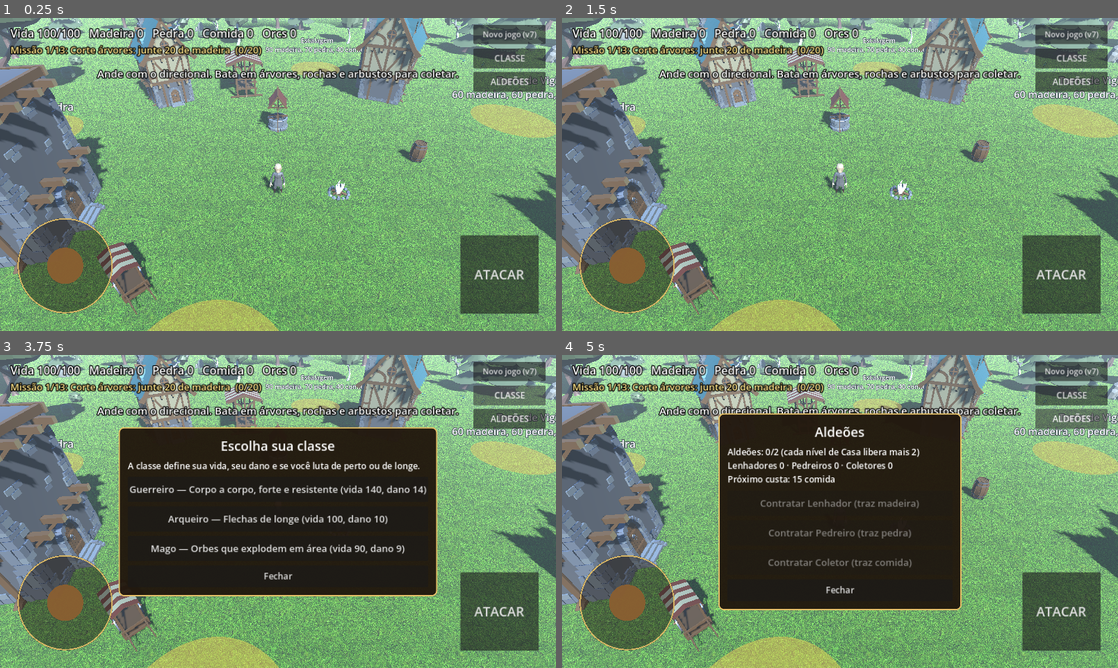
Above: before the commit, frames 1-4 (two rows, left to right).
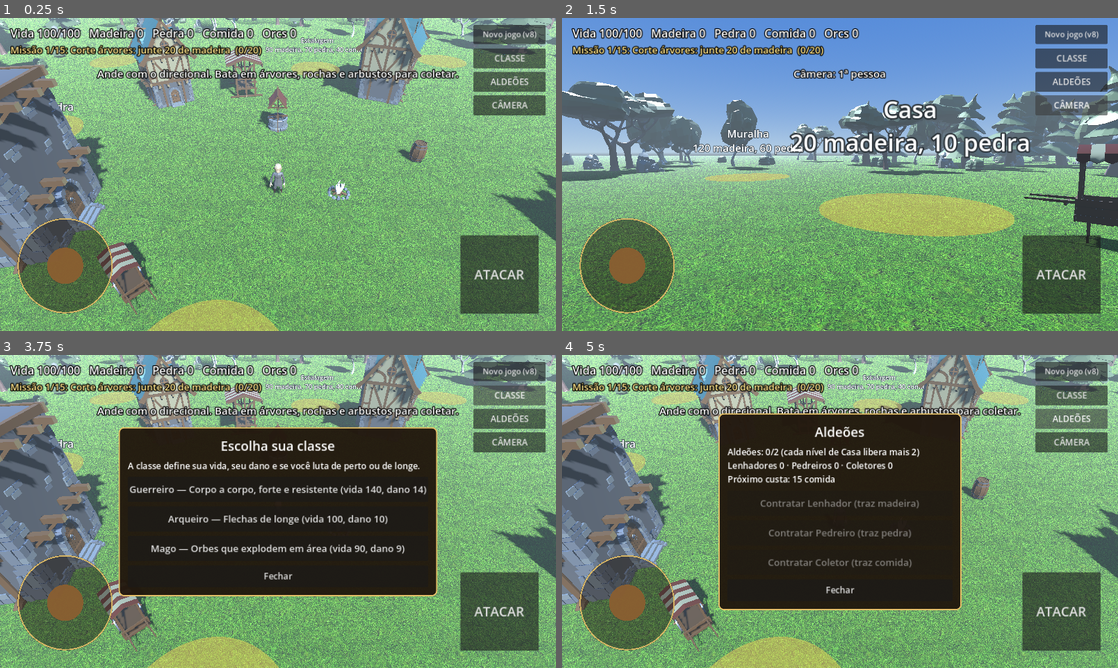
Above: after the commit, the same moments.

Repository: evandrofernandes12-dot/eva-ai
Game: Godot game, scene res://main.tscn
The game is run twice, just before and just after one commit, with the same random seed, the same clock (stepped at 60 frames per second) and the same inputs.
Inputs (mouse positions are in pixels of both pictures, inside the frame that each line leads up to):
- Up to frame 1 (0.25 s): no input
- Up to frame 2 (1.5 s): click "ATACAR" at 0.5 s; click (1073, 105) at 1.25 s, where only the run after the commit has a clickable "CÂMERA"
- Up to frame 3 (3.75 s): click "Novo jogo (v7)" (after the commit: "Novo jogo (v8)") at 2 s; click "Novo jogo (v7)" (after the commit: "Novo jogo (v8)") at 2.75 s; click "CLASSE" at 3.5 s
- Up to frame 4 (5 s): click "ALDEÕES" at 4.25 s

The runs differ from the first frame. In frame 1, 6.1% of the frame differs, in the area x 0-100%, y 0-39%; in frame 2, 80%, in the area x 0-100%, y 0-100%; in frame 3, 6.1%; in frame 4, 6.1%.

Commit message:
Godot prototype v8: grounded Minotaur walk, crescent axe that shatters at 50% HP, camera modes and occlusion handling, 4 watchtowers, palisade wall with gates
Co-Authored-By: Claude Fable 5.2 <noreply@anthropic.com>
Claude-Session: https://claude.ai/code/session_01Kxc7kFU1M58ybWwBYF121v

Diff:
--- a/godot-proto/main.tscn
+++ b/godot-proto/main.tscn
@@ -137,15 +137,58 @@
 efeito = "madeira"
 
 [node name="LoteTorre" type="Node3D" parent="Lotes"]
-transform = Transform3D(1, 0, 0, 0, 1, 0, 0, 0, 1, 17, 0, -4)
+transform = Transform3D(1, 0, 0, 0, 1, 0, 0, 0, 1, 19, 0, -19)
 script = ExtResource("p_s")
 nome = "Torre de Vigia"
 modelo = ExtResource("p_t")
 altura = 9
-custo_madeira = 60
+custo_madeira = 40
+custo_pedra = 40
+custo_comida = 0
+efeito = "torre"
+
+[node name="LoteTorre2" type="Node3D" parent="Lotes"]
+transform = Transform3D(1, 0, 0, 0, 1, 0, 0, 0, 1, -19, 0, -19)
+script = ExtResource("p_s")
+nome = "Torre de Vigia"
+modelo = ExtResource("p_t")
+altura = 9
+custo_madeira = 40
+custo_pedra = 40
+custo_comida = 0
+efeito = "torre"
+
+[node name="LoteTorre3" type="Node3D" parent="Lotes"]
+transform = Transform3D(1, 0, 0, 0, 1, 0, 0, 0, 1, 19, 0, 19)
+script = ExtResource("p_s")
+nome = "Torre de Vigia"
+modelo = ExtResource("p_t")
+altura = 9
+custo_madeira = 40
+custo_pedra = 40
+custo_comida = 0
+efeito = "torre"
+
+[node name="LoteTorre4" type="Node3D" parent="Lotes"]
+transform = Transform3D(1, 0, 0, 0, 1, 0, 0, 0, 1, -19, 0, 19)
+script = ExtResource("p_s")
+nome = "Torre de Vigia"
+modelo = ExtResource("p_t")
+altura = 9
+custo_madeira = 40
+custo_pedra = 40
+custo_comida = 0
+efeito = "torre"
+
+[node name="LoteMuralha" type="Node3D" parent="Lotes"]
+transform = Transform3D(1, 0, 0, 0, 1, 0, 0, 0, 1, 6, 0, 22)
+script = ExtResource("p_s")
+nome = "Muralha"
+altura = 2.0
+custo_madeira = 120
 custo_pedra = 60
-custo_comida = 20
-efeito = "torre"
+custo_comida = 0
+efeito = "muralha"
 
 [node name="LoteEstalagem" type="Node3D" parent="Lotes"]
 transform = Transform3D(1, 0, 0, 0, 1, 0, 0, 0, 1, 4, 0, -16)
--- a/godot-proto/project.godot
+++ b/godot-proto/project.godot
@@ -3,7 +3,7 @@
 
 [application]
 
-config/name="Vida na Floresta - Protótipo v7"
+config/name="Vida na Floresta - Protótipo v8"
 run/main_scene="res://main.tscn"
 config/features=PackedStringArray("4.3", "GL Compatibility")
 
--- a/godot-proto/scripts/boss.gd
+++ b/godot-proto/scripts/boss.gd
@@ -1,16 +1,20 @@
 extends CharacterBody3D
 ## Minotauro Dark: o chefe.
-## Fase 1: luta com o machado. Quando a vida cai até `largar_machado_em`, o machado cai no chão.
+## Fase 1: luta com o machado. Quando a vida cai até `largar_machado_em`, o machado se despedaça e some.
 ## Fase 2: dá dois socos; depois raspa o pé no chão (patada) e investe com os chifres.
 ## Esqueleto e animações foram feitos no Blender por script.
 
 signal killed
 signal largou_machado
 
+const MACHADO := preload("res://models/Machado.glb")
+## Velocidade em que a animação de andar foi feita (m/s), para os pés não deslizarem.
+const PASSO := 2.1
+
 @export var altura := 4.6
 @export var speed := 2.8
-## Fração da vida em que ele larga o machado (0.9 = quando a vida chega a 90%).
-@export_range(0.05, 0.95) var largar_machado_em := 0.9
+## Fração da vida em que o machado se despedaça (0.5 = quando ele fica com metade da vida).
+@export_range(0.05, 0.95) var largar_machado_em := 0.5
 
 var max_hp := 500
 var hp := 500
@@ -114,67 +118,18 @@
 	var no_esqueleto: Transform3D = sk.global_transform.affine_inverse() * model.global_transform * no_modelo
 	return sk.get_bone_global_rest(sk.find_bone(osso)).affine_inverse() * no_esqueleto
 
-## Machado de duas lâminas, feito de formas simples (unidades do modelo: ele tem 1,9 de altura).
+## Machado de duas lâminas em meia-lua (modelo feito no Blender: models/Machado.glb).
 func _criar_machado() -> Node3D:
-	var root := Node3D.new()
+	var root: Node3D = MACHADO.instantiate()
 	root.name = "Machado"
-	var madeira := StandardMaterial3D.new()
-	madeira.albedo_color = Color(0.3, 0.17, 0.08)
-	madeira.roughness = 0.85
-	var aco := StandardMaterial3D.new()
-	aco.albedo_color = Color(0.62, 0.66, 0.72)
-	aco.metallic = 0.75
-	aco.roughness = 0.35
-	var ferro := StandardMaterial3D.new()
-	ferro.albedo_color = Color(0.2, 0.2, 0.23)
-	ferro.metallic = 0.6
-	ferro.roughness = 0.5
-	# cabo ao longo do eixo Y local; a mão segura perto de y = 0
-	var cabo := MeshInstance3D.new()
-	var c := CylinderMesh.new()
-	c.top_radius = 0.022
-	c.bottom_radius = 0.026
-	c.height = 1.25
-	c.radial_segments = 8
-	c.material = madeira
-	cabo.mesh = c
-	cabo.position.y = 0.38
-	root.add_child(cabo)
-	# cabeça de ferro que prende as lâminas
-	var cab := MeshInstance3D.new()
-	var cb := BoxMesh.new()
-	cb.size = Vector3(0.09, 0.2, 0.07)
-	cb.material = ferro
-	cab.mesh = cb
-	cab.position.y = 0.9
-	root.add_child(cab)
-	# duas lâminas em meia-lua (discos finos, um de cada lado)
-	for lado in [-1.0, 1.0]:
-		var lam := MeshInstance3D.new()
-		var d := CylinderMesh.new()
-		d.top_radius = 0.19
-		d.bottom_radius = 0.19
-		d.height = 0.022
-		d.radial_segments = 14
-		d.material = aco
-		lam.mesh = d
-		lam.rotation.x = PI * 0.5                # disco "em pé", no plano do corte
-		lam.scale = Vector3(0.75, 1.0, 1.0)
-		lam.position = Vector3(lado * 0.13, 0.9, 0.0)
-		root.add_child(lam)
-	# ponta de lança em cima e pino embaixo
-	for item in [[1.08, 0.2, 0.0], [-0.3, 0.12, PI]]:
-		var p := MeshInstance3D.new()
-		var cone := CylinderMesh.new()
-		cone.top_radius = 0.0
-		cone.bottom_radius = 0.04
-		cone.height = item[1]
-		cone.radial_segments = 6
-		cone.material = aco
-		p.mesh = cone
-		p.position.y = item[0]
-		p.rotation.x = item[2]
-		root.add_child(p)
+	var mat := StandardMaterial3D.new()
+	mat.vertex_color_use_as_albedo = true
+	mat.metallic = 0.55
+	mat.roughness = 0.4
+	var meshes: Array = []
+	Fit._collect(root, meshes)
+	for m: MeshInstance3D in meshes:
+		m.material_override = mat
 	return root
 
 func _mudar(novo: String) -> void:
@@ -186,20 +141,33 @@
 	if target.get("hp") > 0 and target.global_position.distance_to(global_position) < alcance:
 		target.call("hurt", dano)
 
+## O machado se despedaça na mão dele e some.
 func _largar_machado() -> void:
 	fase = 2
 	if machado == null or not is_instance_valid(machado):
 		return
-	var m := machado
+	var centro: Vector3 = machado.global_transform * Vector3(0, 0.7, 0)
+	machado.queue_free()
 	machado = null
-	var gt := m.global_transform
-	m.get_parent().remove_child(m)
-	jogo.add_child(m)
-	m.global_transform = gt
-	var chao := Vector3(gt.origin.x, 0.12, gt.origin.z) + global_basis.x * 1.2
-	var tw := m.create_tween()
-	tw.tween_property(m, "global_position", chao, 0.45).set_trans(Tween.TRANS_QUAD).set_ease(Tween.EASE_IN)
-	tw.parallel().tween_property(m, "global_rotation", Vector3(PI * 0.5, rotation.y + 0.6, 0.0), 0.45)
+	var cores := [Color(0.62, 0.66, 0.72), Color(0.3, 0.33, 0.38), Color(0.3, 0.17, 0.08)]
+	for i in 14:
+		var p := MeshInstance3D.new()
+		var b := BoxMesh.new()
+		b.size = Vector3(randf_range(0.12, 0.38), randf_range(0.05, 0.14), randf_range(0.12, 0.3))
+		var mat := StandardMaterial3D.new()
+		mat.albedo_color = cores[i % cores.size()]
+		mat.metallic = 0.5
+		b.material = mat
+		p.mesh = b
+		jogo.add_child(p)
+		p.global_position = centro + Vector3(randf_range(-0.4, 0.4), randf_range(-0.6, 0.6), randf_range(-0.4, 0.4))
+		var alvo := Vector3(centro.x + randf_range(-3.0, 3.0), 0.08, centro.z + randf_range(-3.0, 3.0))
+		var tw := p.create_tween()
+		tw.tween_property(p, "global_position", alvo, randf_range(0.45, 0.8)).set_trans(Tween.TRANS_QUAD).set_ease(Tween.EASE_IN)
+		tw.parallel().tween_property(p, "rotation", Vector3(randf() * 6.0, randf() * 6.0, randf() * 6.0), 0.7)
+		tw.tween_interval(1.2)
+		tw.tween_property(p, "scale", Vector3.ONE * 0.01, 0.5)
+		tw.tween_callback(p.queue_free)
 	largou_machado.emit()
 
 func _physics_process(delta: float) -> void:
@@ -215,12 +183,17 @@
 	velocity.z = 0
 	match estado:
 		"segue":
-			if d > 3.2 and d < 80.0:
-				var dir := to / d
+			# com a muralha de pé, ele dá a volta até um portão
+			var via: Vector3 = jogo.destino(global_position) - global_position
+			via.y = 0
+			var desvia: bool = jogo.destino(global_position).distance_to(target.global_position) > 0.5
+			if (desvia or d > 3.2) and d < 90.0 and via.length() > 0.2:
+				var dir := via.normalized()
 				velocity.x = dir.x * speed
 				velocity.z = dir.z * speed
 				moving = true
-			if d > 0.1:
+				rotation.y = lerp_angle(rotation.y, atan2(dir.x, dir.z), 4.0 * delta)
+			elif d > 0.1:
 				rotation.y = lerp_angle(rotation.y, atan2(to.x, to.z), 4.0 * delta)
 			if _cd <= 0.0 and target.get("hp") > 0:
 				if fase == 1:
@@ -295,9 +268,9 @@
 		if _tonto > 0.0:
 			_tonto -= delta
 		elif fase == 1:
-			Fit.play(_ap, &"AxeWalk" if moving else &"AxeIdle")
+			Fit.play(_ap, &"AxeWalk" if moving else &"AxeIdle", true, speed / PASSO if moving else 1.0)
 		else:
-			Fit.play(_ap, &"Walk" if moving else &"Idle")
+			Fit.play(_ap, &"Walk" if moving else &"Idle", true, speed / PASSO if moving else 1.0)
 
 func hurt(amount: int) -> void:
 	if _dead:
--- a/godot-proto/scripts/enemy.gd
+++ b/godot-proto/scripts/enemy.gd
@@ -22,6 +22,7 @@
 var _hit: StringName
 var _death: StringName
 var model: Node3D
+var jogo: Node
 
 func setup(scene: PackedScene, player: Node3D) -> void:
 	target = player
@@ -55,8 +56,19 @@
 	to.y = 0
 	var d := to.length()
 	var moving := false
-	if d > 1.7 and d < 40.0 and _busy <= 0.0:
-		var dir := to / d
+	# com a muralha de pé, dá a volta até um portão
+	var via := to
+	var desvia := false
+	if jogo == null:
+		jogo = get_parent()
+	if jogo != null and jogo.has_method("destino"):
+		var dest: Vector3 = jogo.destino(global_position)
+		desvia = dest.distance_to(target.global_position) > 0.5
+		via = dest - global_position
+		via.y = 0
+	if (desvia or d > 1.7) and d < 90.0 and _busy <= 0.0 and via.length() > 0.2:
+		var dir := via.normalized()
+		to = via
 		velocity.x = dir.x * speed
 		velocity.z = dir.z * speed
 		moving = true
--- a/godot-proto/scripts/fit.gd
+++ b/godot-proto/scripts/fit.gd
@@ -75,6 +75,8 @@
 		a.loop_mode = Animation.LOOP_LINEAR if loop else Animation.LOOP_NONE
 	if ap.current_animation != anim or not ap.is_playing():
 		ap.play(anim, 0.15, speed)
+	elif not is_equal_approx(ap.speed_scale * ap.get_playing_speed(), speed):
+		ap.play(anim, 0.15, speed)
 
 ## Tinge o modelo (multiplica a cor original de cada material).
 static func tint(root: Node, color: Color) -> void:
--- a/godot-proto/scripts/main.gd
+++ b/godot-proto/scripts/main.gd
@@ -16,7 +16,9 @@
 const MINOTAURO := preload("res://models/Minotauro_Dark.glb")
 const BOSS := preload("res://scripts/boss.gd")
 const SAVE := "user://save_v4.json"
-const VERSAO := "v7"
+const VERSAO := "v8"
+const MURO_R := 27.0             # raio da muralha
+const CAM_NOMES := ["3ª pessoa", "1ª pessoa", "Visão de águia"]
 
 ## Classes: vida base, dano por nível da arma, alcance. "area" = dano em área (mago).
 const CLASSES := {
@@ -28,7 +30,7 @@
 const OFICIOS := ["madeira", "pedra", "comida"]
 
 @export var forest_radius := 70.0
-@export var village_radius := 24.0
+@export var village_radius := 30.0
 @export var tree_count := 140
 @export var rock_count := 40
 @export var bush_count := 50
@@ -50,6 +52,12 @@
 var boss_em := 6                 # aparece quando o número de orcs derrotados chega aqui
 var _boss_bar: ProgressBar
 var _boss_lbl: Label
+var cam_modo := 0                # 0 = terceira pessoa, 1 = primeira, 2 = águia
+var _cam_off := Vector3(0, 9, 10)
+var _tapado_t := 0.0
+var _arv_t := 0.0
+var _fixos: Array = []           # construções prontas da aldeia: {pos, r, h}
+var _muro: Node3D
 var enemies: Array = []
 var plots: Array = []
 var _spawn_t := 12.0
@@ -72,7 +80,9 @@
 	{"t": "Colha arbustos: junte 30 de comida", "p": func(): return res.comida, "n": 30, "r": {"pedra": 30}},
 	{"t": "Melhore a Casa para o nível 2", "p": func(): return _lvl("vida"), "n": 2, "r": {"madeira": 40}},
 	{"t": "Evolua sua arma para o nível 2", "p": func(): return arma, "n": 2, "r": {"pedra": 40}},
-	{"t": "Construa a Torre de Vigia", "p": func(): return _built("torre"), "n": 1, "r": {"madeira": 40}},
+	{"t": "Construa uma Torre de Vigia", "p": func(): return _built("torre"), "n": 1, "r": {"madeira": 40}},
+	{"t": "Erga a Muralha (lote perto do portão sul)", "p": func(): return _built("muralha"), "n": 1, "r": {"pedra": 60}},
+	{"t": "Construa as 4 Torres de Vigia", "p": func(): return _built("torre"), "n": 4, "r": {"madeira": 80, "pedra": 80}},
 	{"t": "Construa a Estalagem", "p": func(): return _built("descanso"), "n": 1, "r": {"comida": 40}},
 	{"t": "Derrote o Minotauro Dark", "p": func(): return boss_derrotas, "n": 1, "r": {"madeira": 100, "pedra": 100, "comida": 100}},
 ]
@@ -110,6 +120,9 @@
 			if b.has_meta("altura"):
 				Fit.to_height(b, float(b.get_meta("altura")))
 			_add_collision(b)
+			var bx := Fit.bounds(b)
+			var centro: Vector3 = b.global_transform * bx.get_center()
+			_fixos.append({"pos": centro, "r": maxf(bx.size.x, bx.size.z) * 0.5 * b.scale.x, "h": bx.size.y * b.scale.y})
 	for p in $Lotes.get_children():
 		plots.append(p)
 		p.built.connect(_on_built)
@@ -124,6 +137,7 @@
 	use_b.visible = false
 	_hud_button("CLASSE", 70.0, _menu_classe)
 	_hud_button("ALDEÕES", 124.0, _menu_aldeoes)
+	_hud_button("CÂMERA", 178.0, _trocar_camera)
 	_recalc()
 	_boss_hud()
 	if not _load():
@@ -194,10 +208,7 @@
 
 func _process(delta: float) -> void:
 	player.joy = joy.value
-	# câmera em terceira pessoa, seguindo o jogador
-	var want := player.global_position + Vector3(0, 9.0, 10.0)
-	cam.global_position = cam.global_position.lerp(want, minf(1.0, 6.0 * delta))
-	cam.look_at(player.global_position + Vector3(0, 1.2, 0))
+	_camera(delta)
 	enemies = enemies.filter(func(e): return is_instance_valid(e))
 	_spawn_t -= delta
 	if _spawn_t <= 0.0 and enemies.size() < max_enemies:
@@ -234,7 +245,7 @@
 						e.hurt(4 + 3 * p.nivel)
 						break
 	# cura na aldeia, longe de inimigos; a Estalagem dobra
-	var safe := player.global_position.length() < village_radius
+	var safe := player.global_position.length() < MURO_R
 	for e in enemies:
 		if is_instance_valid(e) and e.global_position.distance_to(player.global_position) < 12.0:
 			safe = false
@@ -285,6 +296,8 @@
 
 func _on_upgraded(p) -> void:
 	_recalc()
+	if p.efeito == "muralha":
+		_erguer_muralha(p.nivel)
 	say("%s agora é nível %d!" % [p.nome, p.nivel])
 	_save()
 
@@ -303,6 +316,8 @@
 
 func _on_built(p) -> void:
 	_recalc()
+	if p.efeito == "muralha":
+		_erguer_muralha(p.nivel)
 	# tira o jogador de dentro da construção nova
 	if player.global_position.distance_to(p.global_position) < 6.0:
 		player.global_position = p.global_position + Vector3(0, 0, 7.0)
@@ -396,6 +411,141 @@
 			_renascer.erase(r)
 			_place(_holder, r.scene, r.h, r.tipo, r.hp)
 
+# ---------- câmera ----------
+func _trocar_camera() -> void:
+	cam_modo = (cam_modo + 1) % 3
+	player.primeira_pessoa = cam_modo == 1
+	player.model.visible = cam_modo != 1
+	say("Câmera: " + CAM_NOMES[cam_modo], 2.5)
+
+## Construções que podem tapar a visão: as fixas da aldeia e as dos lotes.
+func _obstaculos() -> Array:
+	var out: Array = _fixos.duplicate()
+	for p in plots:
+		if p.construido and p.modelo != null:
+			var h: float = p.altura * (1.0 + 0.1 * (p.nivel - 1))
+			out.append({"pos": p.global_position + Vector3(0, h * 0.5, 0), "r": h * 0.55, "h": h})
+	return out
+
+## Distância (no plano do chão) de um ponto ao segmento a-b, e a posição ao longo dele (0..1).
+func _seg(p: Vector3, a: Vector3, b: Vector3) -> Vector2:
+	var ab := Vector2(b.x - a.x, b.z - a.z)
+	var ap := Vector2(p.x - a.x, p.z - a.z)
+	var t := clampf(ap.dot(ab) / maxf(ab.length_squared(), 0.001), 0.0, 1.0)
+	return Vector2((ap - ab * t).length(), t)
+
+func _tapado(de: Vector3, ate: Vector3) -> bool:
+	for o in _obstaculos():
+		var s := _seg(o.pos, de, ate)
+		if s.x < o.r and s.y > 0.03 and s.y < 0.97 and lerpf(de.y, ate.y, s.y) < o.h + 0.5:
+			return true
+	return false
+
+func _camera(delta: float) -> void:
+	var pp := player.global_position
+	if cam_modo == 1:        # primeira pessoa: olhos do personagem
+		var olhos := pp + Vector3(0, 1.65, 0)
+		var frente := player.global_basis.z
+		cam.global_position = olhos + frente * 0.2
+		cam.look_at(olhos + frente * 10.0 - Vector3(0, 0.8, 0))
+		return
+	var alvo := Vector3(0, 9, 10)
+	if cam_modo == 2:        # visão de águia
+		alvo = Vector3(0, 40, 8)
+	else:
+		# se uma construção fica entre a câmera e o boneco, a câmera sobe e olha por cima do telhado
+		if _tapado(pp + Vector3(0, 9, 10), pp + Vector3(0, 1.2, 0)):
+			_tapado_t = 0.7
+		_tapado_t -= delta
+		if _tapado_t > 0.0:
+			alvo = Vector3(0, 19, 3.5)
+	_cam_off = _cam_off.lerp(alvo, minf(1.0, 5.0 * delta))
+	cam.global_position = cam.global_position.lerp(pp + _cam_off, minf(1.0, 8.0 * delta))
+	cam.look_at(pp + Vector3(0, 1.2, 0))
+	# árvores na frente do boneco ficam escondidas enquanto atrapalham
+	_arv_t -= delta
+	if _arv_t <= 0.0:
+		_arv_t = 0.15
+		var c := cam.global_position
+		for t in nodes:
+			if t.tipo == "madeira" and is_instance_valid(t.node):
+				var s := _seg(t.node.global_position, c, pp)
+				t.node.visible = not (cam_modo == 0 and s.x < 2.6 and s.y > 0.12 and s.y < 0.97)
+
+# ---------- muralha ----------
+## Com a muralha de pé, quem está de um lado e quer chegar ao outro precisa passar por um portão.
+func destino(de: Vector3) -> Vector3:
+	var alvo := player.global_position
+	if _muro == null:
+		return alvo
+	var dentro := Vector2(de.x, de.z).length() < MURO_R
+	var jog_dentro := Vector2(alvo.x, alvo.z).length() < MURO_R
+	if dentro == jog_dentro:
+		return alvo
+	var best := Vector3.ZERO
+	var bd := 1e9
+	for g in [Vector3(1, 0, 0), Vector3(-1, 0, 0), Vector3(0, 0, 1), Vector3(0, 0, -1)]:
+		var gp: Vector3 = g * MURO_R
+		var dd := de.distance_to(gp) + gp.distance_to(alvo)
+		if dd < bd:
+			bd = dd
+			best = g
+	# primeiro se alinha com o portão (do lado em que está), depois atravessa
+	var alinhado := absf(angle_difference(atan2(de.z, de.x), atan2(best.z, best.x))) < 0.07
+	if not alinhado:
+		return best * (MURO_R + (6.0 if jog_dentro else -6.0))
+	return best * (MURO_R * (0.86 if jog_dentro else 1.14))
+
+func _erguer_muralha(nivel: int) -> void:
+	if _muro != null:
+		_muro.queue_free()
+	_muro = StaticBody3D.new()
+	_muro.name = "Muralha"
+	add_child(_muro)
+	var altura := 3.0 + 0.9 * (nivel - 1)
+	var tora := CylinderMesh.new()
+	tora.top_radius = 0.2
+	tora.bottom_radius = 0.3
+	tora.height = altura
+	tora.radial_segments = 6
+	var mat := StandardMaterial3D.new()
+	mat.albedo_color = Color(0.42, 0.27, 0.14) if nivel < 3 else Color(0.5, 0.5, 0.52)
+	mat.roughness = 0.9
+	tora.material = mat
+	var angs: Array = []
+	var n := int(TAU * MURO_R / 0.56)
+	for i in n:
+		var a := TAU * i / n
+		# deixa 4 portões abertos (leste, oeste, norte, sul)
+		var perto := absf(fposmod(a + PI * 0.25, PI * 0.5) - PI * 0.25)
+		if perto > 0.15:
+			angs.append(a)
+	var mm := MultiMesh.new()
+	mm.transform_format = MultiMesh.TRANSFORM_3D
+	mm.mesh = tora
+	mm.instance_count = angs.size()
+	for i in angs.size():
+		var a: float = angs[i]
+		var hh := 1.0 + 0.08 * sin(i * 1.7)
+		mm.set_instance_transform(i, Transform3D(Basis().scaled(Vector3(1, hh, 1)), Vector3(cos(a) * MURO_R, altura * 0.5 * hh, sin(a) * MURO_R)))
+	var mmi := MultiMeshInstance3D.new()
+	mmi.multimesh = mm
+	_muro.add_child(mmi)
+	# colisão em trechos
+	var passo := 0.1
+	var a := 0.0
+	while a < TAU:
+		var perto := absf(fposmod(a + PI * 0.25, PI * 0.5) - PI * 0.25)
+		if perto > 0.15 + passo * 0.5:
+			var cs := CollisionShape3D.new()
+			var sh := BoxShape3D.new()
+			sh.size = Vector3(0.8, altura + 2.0, MURO_R * passo * 1.05)
+			cs.shape = sh
+			cs.position = Vector3(cos(a) * MURO_R, altura * 0.5, sin(a) * MURO_R)
+			cs.rotation.y = -a
+			_muro.add_child(cs)
+		a += passo
+
 # ---------- chefe: Minotauro Dark ----------
 func _boss_hud() -> void:
 	_boss_lbl = Label.new()
@@ -437,7 +587,7 @@
 	b.position = Vector3(cos(a), 0, sin(a)) * (village_radius + 18.0)
 	add_child(b)
 	b.killed.connect(_chefe_morreu.bind(b))
-	b.largou_machado.connect(func(): say("O Minotauro largou o machado! Cuidado com os socos e a chifrada.", 5.0))
+	b.largou_machado.connect(func(): say("O machado do Minotauro se despedaçou! Cuidado com os socos e a chifrada.", 5.0))
 	enemies.append(b)
 	boss = b
 	say("O MINOTAURO DARK se aproxima da aldeia!", 6.0)
@@ -695,6 +845,8 @@
 		p.built.disconnect(_on_built)
 		p.upgraded.disconnect(_on_upgraded)
 		p.definir_nivel(int(niveis.get(String(p.name), 0)))
+		if p.efeito == "muralha" and p.nivel > 0:
+			_erguer_muralha(p.nivel)
 		p.built.connect(_on_built)
 		p.upgraded.connect(_on_upgraded)
 	for papel in d.get("aldeoes", []):
--- a/godot-proto/scripts/player.gd
+++ b/godot-proto/scripts/player.gd
@@ -11,6 +11,7 @@
 
 var hp := 100
 var joy := Vector2.ZERO          # preenchido pelo direcional da tela
+var primeira_pessoa := false     # na 1ª pessoa o direcional gira e anda para a frente
 var _cd := 0.0
 var _busy := 0.0
 var _ap: AnimationPlayer
@@ -40,11 +41,14 @@
 		v = v.normalized()
 	# a câmera olha de trás e de cima, então "para cima" na tela é -Z no mundo
 	var dir := Vector3(v.x, 0, v.y)
+	if primeira_pessoa:
+		rotation.y -= v.x * 2.4 * delta
+		dir = global_basis.z * (-v.y)
 	velocity.x = dir.x * speed
 	velocity.z = dir.z * speed
 	velocity.y = velocity.y - 20.0 * delta if not is_on_floor() else 0.0
 	move_and_slide()
-	if dir.length() > 0.1:
+	if dir.length() > 0.1 and not primeira_pessoa:
 		rotation.y = lerp_angle(rotation.y, atan2(dir.x, dir.z), 12.0 * delta)
 	if Input.is_action_just_pressed("attack"):
 		attack()
--- a/godot-proto/scripts/plot.gd
+++ b/godot-proto/scripts/plot.gd
@@ -14,7 +14,7 @@
 @export var custo_pedra := 0
 @export var custo_comida := 0
 ## "vida" = +25 de vida máxima por nível · "madeira" = produz madeira · "torre" = atira nos inimigos · "descanso" = cura mais rápido
-@export_enum("nenhum", "vida", "madeira", "torre", "descanso") var efeito := "nenhum"
+@export_enum("nenhum", "vida", "madeira", "torre", "descanso", "muralha") var efeito := "nenhum"
 
 var nivel := 0
 var construido: bool:
@@ -61,10 +61,15 @@
 	return ", ".join(p)
 
 func construir(animar := true) -> void:
-	if construido or modelo == null:
+	if construido:
 		return
 	nivel = 1
 	_ring.queue_free()
+	if modelo == null:        # ex.: muralha, que o jogo monta em volta da aldeia
+		_sign.font_size = 40
+		_rotulo()
+		built.emit(self)
+		return
 	_b = modelo.instantiate()
 	add_child(_b)
 	Fit.to_height(_b, altura)
@@ -90,6 +95,10 @@
 	if not construido or nivel >= NIVEL_MAX:
 		return
 	nivel += 1
+	if _b == null:
+		_rotulo()
+		upgraded.emit(self)
+		return
 	var alvo := _base * (1.0 + 0.1 * (nivel - 1))
 	_sign.position.y = altura * (1.0 + 0.1 * (nivel - 1)) + 1.2
 	_rotulo()
Binary file added: godot-proto/models/Machado.glb
Binary file changed: godot-proto/models/Minotauro_Dark.glb
